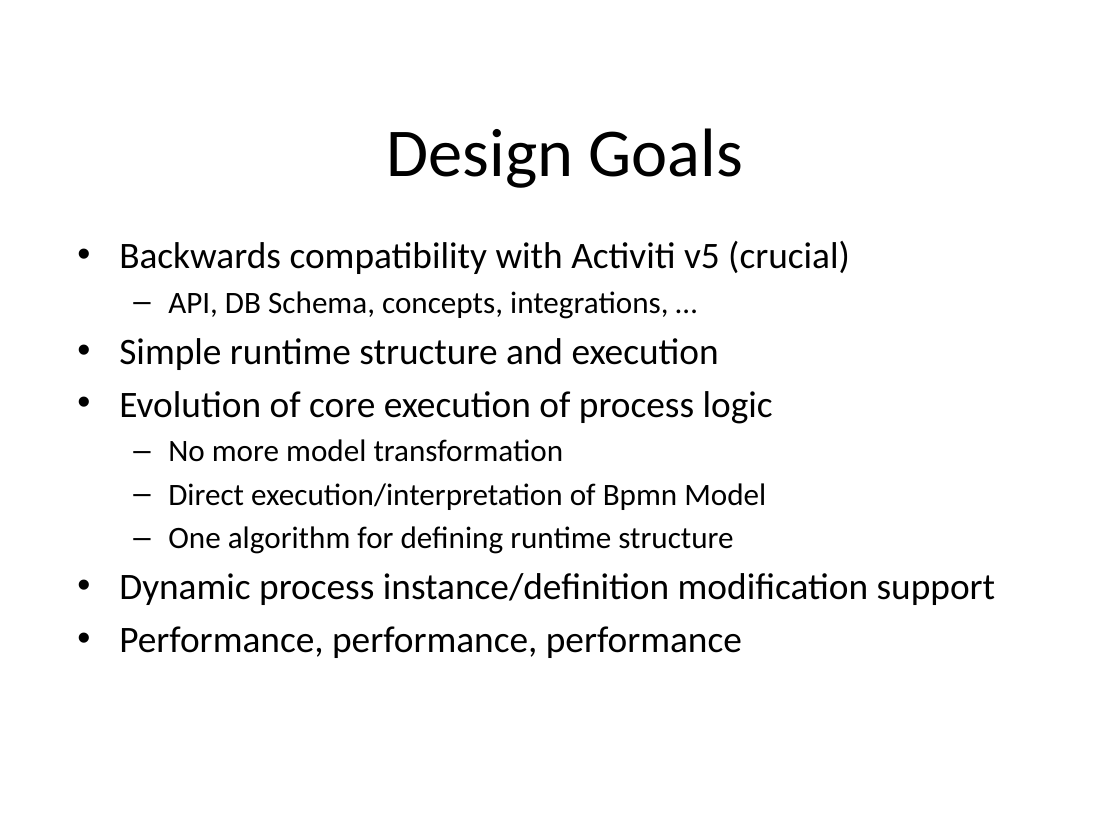
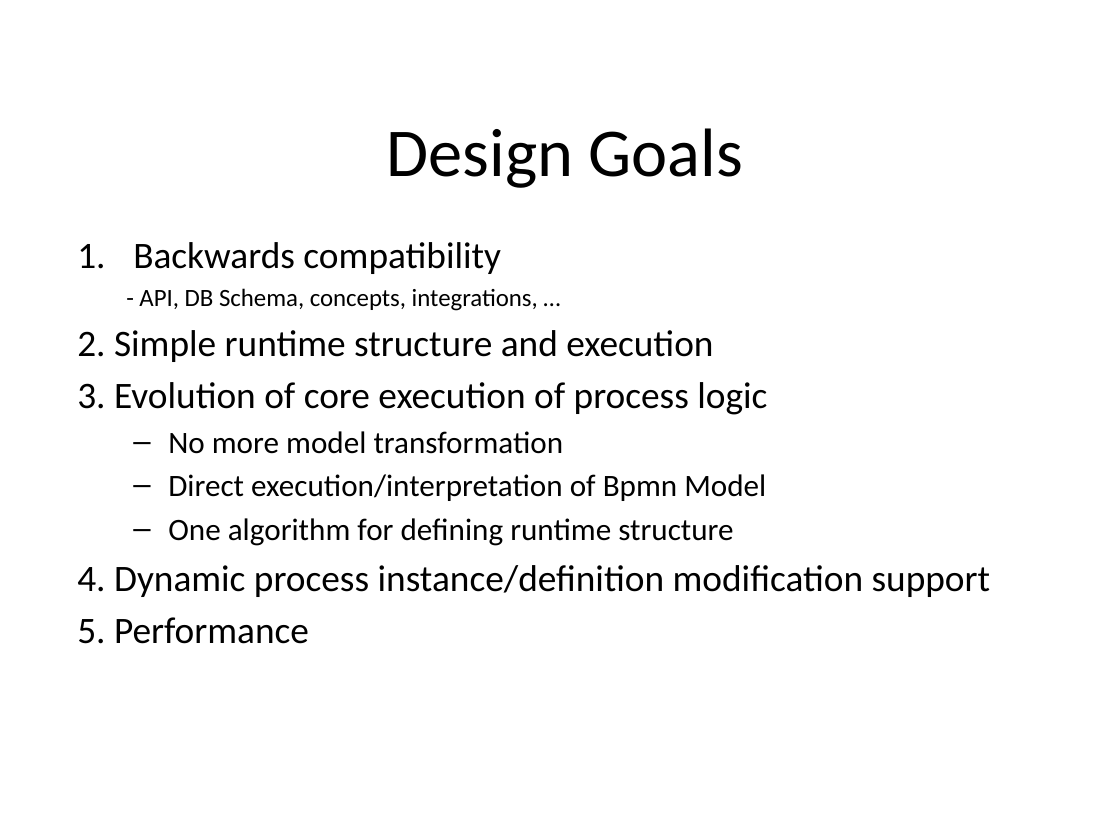
Before and after one commit to OrderOfTheBee/beecon, a slide deck: slide 11 of assets/data/files/20160125028/beecon_activiti.pptx (slide 12 before the commit). Drawn at 1120x840 pixels with LibreOffice and Linux fonts; fonts in the diff are those of the drawing; background and template pictures are left out. Boxes give left, top, right and bottom in pixels: in the first picture for what was removed or moved away, otherwise in the second. Text is boxed around its words. In the diff, an @@ line names an element or a change of style, - is before the commit and + after.

```diff
--- a/assets/data/files/20160125028/beecon_activiti.pptx
+++ b/assets/data/files/20160125028/beecon_activiti.pptx
@@ text at (x1=77, y1=242, x2=767, y2=415): text changed @@
-• Backwards compatibility with Activiti v5 (crucial)
-  – API, DB Schema, concepts, integrations, …
-• Simple runtime structure and execution
-• Evolution of core execution of process logic
+1. Backwards compatibility
+  - API, DB Schema, concepts, integrations, …
+2. Simple runtime structure and execution
+3. Evolution of core execution of process logic
@@ text at (x1=77, y1=565, x2=991, y2=644): text changed @@
-• Dynamic process instance/definition modification support
-• Performance, performance, performance
+4. Dynamic process instance/definition modification support
+5. Performance
```
Also in this commit, not shown: 5 other slides changed, 1 slide added, 4 slides removed, 3 other files.
